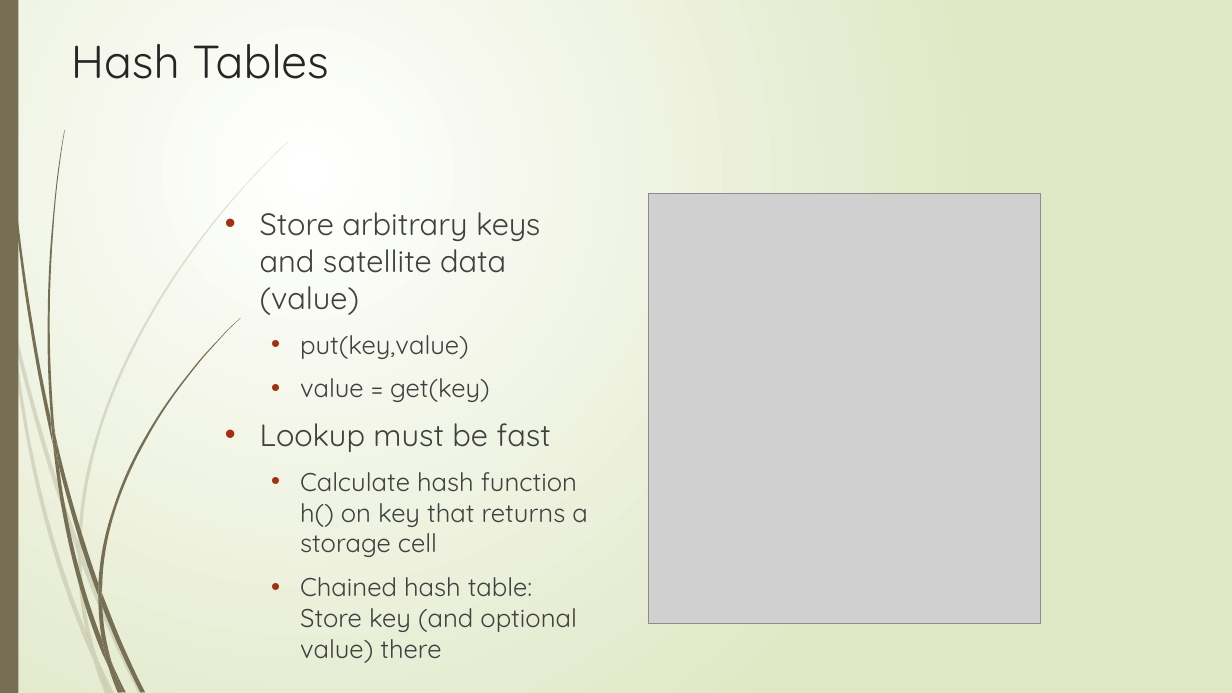
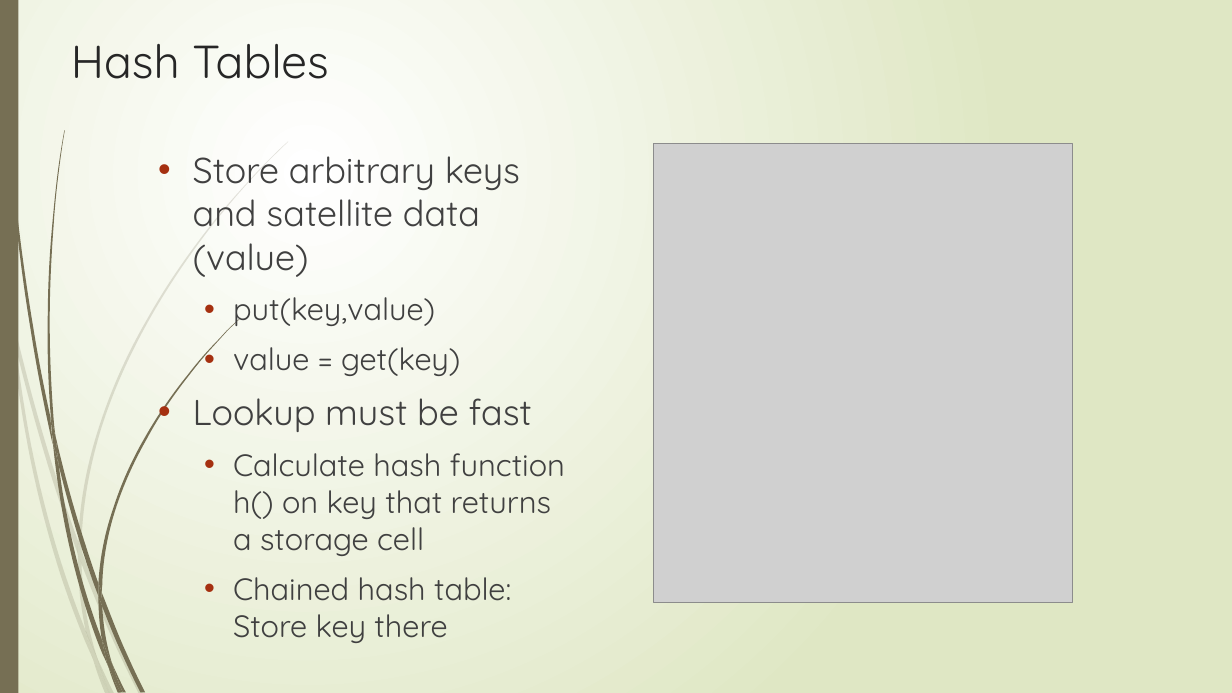
Before and after one commit to sanjayshimoga/nmit-blockchain-DApps, a slide deck: slide 90 of Hash functions.pptx. Drawn at 1232x693 pixels with LibreOffice and Linux fonts; fonts in the diff are those of the drawing; grey boxes stand for pictures. Boxes give left, top, right and bottom in pixels: in the first picture for what was removed or moved away, otherwise in the second. Text is boxed around its words. In the diff, an @@ line names an element or a change of style, - is before the commit and + after.

```diff
--- a/Hash functions.pptx
+++ b/Hash functions.pptx
@@ text "Store arbitrary keys and satellite ...": place and size @@
-text "Store arbitrary keys and satellite ..." at box(260, 212, 587, 663)
+text "Store arbitrary keys and satellite ..." at box(193, 156, 565, 643)
@@ picture: place and size @@
-picture at box(649, 194, 1041, 624)
+picture at box(653, 143, 1073, 603)
@@ text at box(193, 156, 565, 556): size 24 to 28 pt in "Store arbitrary keys and satellite data (value)", "Lookup must be fast"; size 20 to 24 pt in "put(key,value)", "value = get(key)", "Calculate hash function h() on key that ..." @@
@@ text at box(233, 577, 511, 643): text changed; size 20 to 24 pt @@
-  • Chained hash table: Store key (and optional value) there
+  • Chained hash table: Store key there
```
Also in this commit, not shown: 23 other slides changed, 2 slides added, 1 slide removed, 2 other files.
